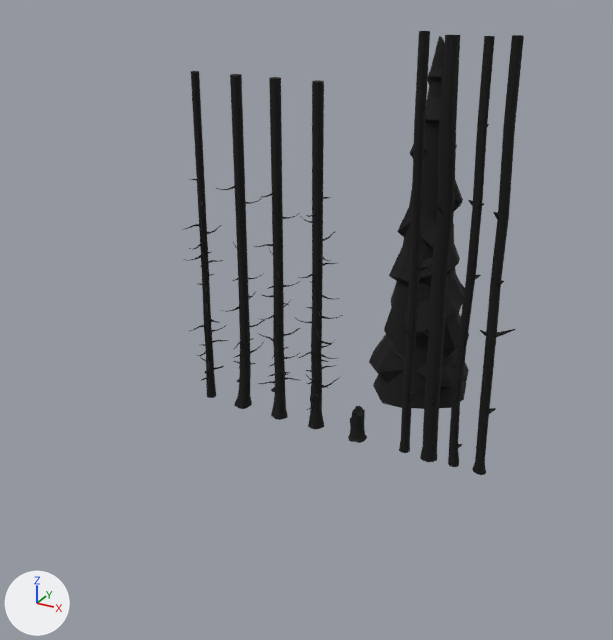
Before and after pictures for a commit that changed the FBX model backwoods/Assets/_Art/Models/trees.FBX.
Camera for both pictures: a 50 mm camera at (4.08, -7.65, 5.15) aimed at (-0.04, -0.17, 1.41). The lights are fixed; the arrows at lower left show +X, +Y and +Z. Where no turn or scale is listed for an object, it has been applied to the vertices.

Names of what the first picture shows: 'bg_trunk1', 'bg_trunk2', 'bg_trunk3', 'bg_trunk4', 'coneTree', 'trunk1', 'trunk2', 'trunk3', 'trunk4'.
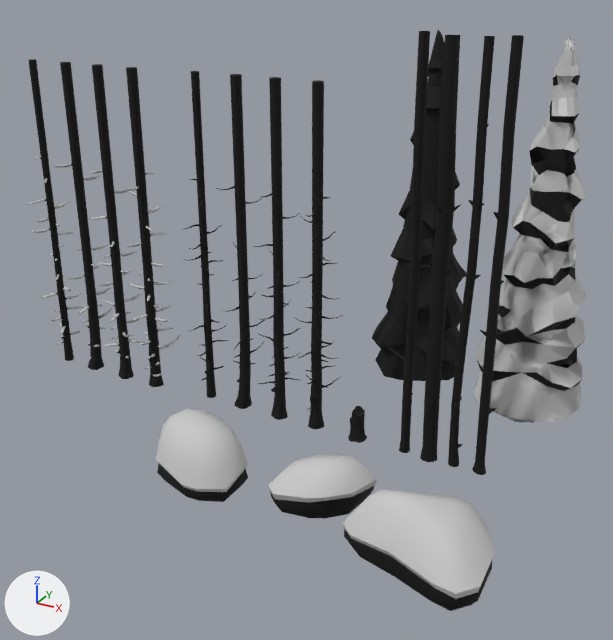
Where the change shows, as pixel boxes (x1, y1, x2, y2) in the pictures (613 x 640 px):
'cone_snowed', added
    after: (474, 37, 586, 423)
'boulder1', added
    after: (343, 489, 495, 611)
'coneTree', moved
    before: (369, 36, 469, 409)
    after: (372, 30, 467, 381)
'boulder3', added
    after: (156, 409, 248, 502)
'boulder2', added
    after: (268, 454, 377, 519)
'trunk1_snow', added (black)
    after: (124, 67, 181, 387)
'trunk2_snow', added (black)
    after: (90, 64, 144, 379)
'trunk3_snow', added (black)
    after: (52, 62, 113, 370)
'trunk4_snow', added (black)
    after: (28, 59, 83, 361)

Patch to the scene script:
```diff
--- a/backwoods/Assets/_Art/Models/trees.FBX.py
+++ b/backwoods/Assets/_Art/Models/trees.FBX.py
@@ ob_conetree @@
 ob_conetree = bpy.data.objects.new('coneTree', me_mesh_009)
-ob_conetree.location = (0.96, 0.97, 0.0)
+ob_conetree.location = (0.71, 1.59, 0.0)
@@ ob_trunk3_snow @@
+ob_trunk3_snow = bpy.data.objects.new('trunk3_snow', me_mesh_012)  # 1300 vertices, 2440 faces; spans x -0.22..0.18, y -0.27..0.29, z 0.0..3.93; in mat_01___default (black #000000), mat_snow (light grey #cacaca)
+ob_trunk3_snow.location = (-3.29, -0.07, 0.0)
@@ ob_trunk2_snow @@
+ob_trunk2_snow = bpy.data.objects.new('trunk2_snow', me_mesh_011)  # 1806 vertices, 3403 faces; spans x -0.28..0.27, y -0.26..0.29, z 0.0..3.93; in mat_01___default (black #000000), mat_snow (light grey #cacaca)
+ob_trunk2_snow.location = (-2.78, -0.07, 0.0)
@@ ob_trunk1_snow @@
+ob_trunk1_snow = bpy.data.objects.new('trunk1_snow', me_mesh_010)  # 2285 vertices, 4294 faces; spans x -0.28..0.3, y -0.27..0.32, z 0.0..3.93; in mat_01___default (black #000000), mat_snow (light grey #cacaca)
+ob_trunk1_snow.location = (-2.29, -0.07, 0.0)
@@ ob_boulder2 @@
+ob_boulder2 = bpy.data.objects.new('boulder2', me_mesh_016)  # 60 vertices, 61 faces; spans x -0.418..0.522, y -0.35..0.454, z -0.011..0.549; in mat_01___default (black #000000), mat_snow (light grey #cacaca)
+ob_boulder2.location = (0.73, -1.37, 0.0)
@@ ob_boulder3 @@
+ob_boulder3 = bpy.data.objects.new('boulder3', me_mesh_015)  # 74 vertices, 74 faces; spans x -0.559..0.529, y -0.428..0.464, z -0.029..0.731; in mat_01___default (black #000000), mat_snow (light grey #cacaca)
+ob_boulder3.location = (-0.54, -1.55, 0.0)
@@ ob_trunk4_snow @@
+ob_trunk4_snow = bpy.data.objects.new('trunk4_snow', me_mesh_013)  # 1830 vertices, 3416 faces; spans x -0.24..0.19, y -0.29..0.29, z 0.0..3.93; in mat_01___default (black #000000), mat_snow (light grey #cacaca)
+ob_trunk4_snow.location = (-3.78, -0.07, 0.0)
@@ ob_boulder1 @@
+ob_boulder1 = bpy.data.objects.new('boulder1', me_mesh_017)  # 62 vertices, 70 faces; spans x -0.779..0.615, y -0.494..0.561, z -0.035..0.716; in mat_01___default (black #000000), mat_snow (light grey #cacaca)
+ob_boulder1.location = (2.03, -1.73, 0.0)
@@ ob_cone_snowed @@
+ob_cone_snowed = bpy.data.objects.new('cone_snowed', me_mesh_014)  # 512 vertices, 1011 faces; spans x -0.62..0.62, y -0.63..0.63, z -0.02..4.33; in mat_01___default (black #000000), mat_snow (light grey #cacaca)
+ob_cone_snowed.location = (2.07, 1.38, 0.0)
```
